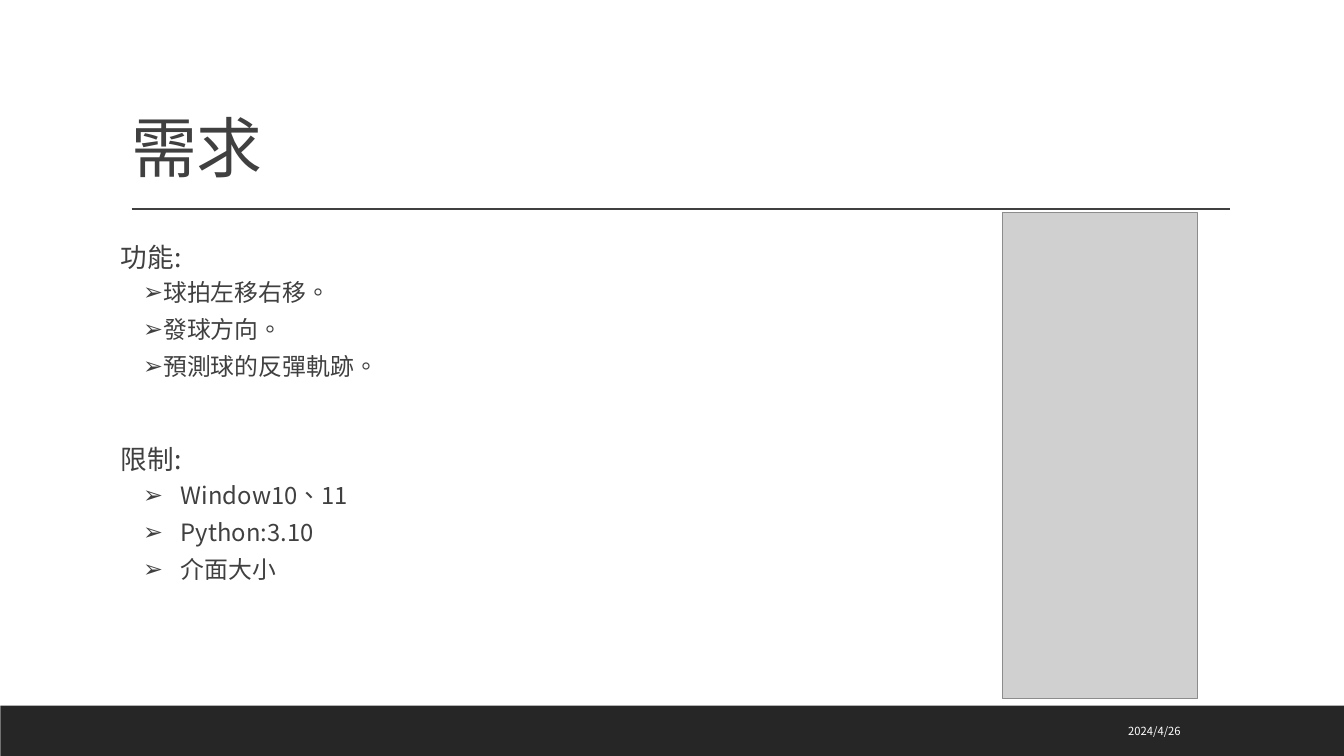
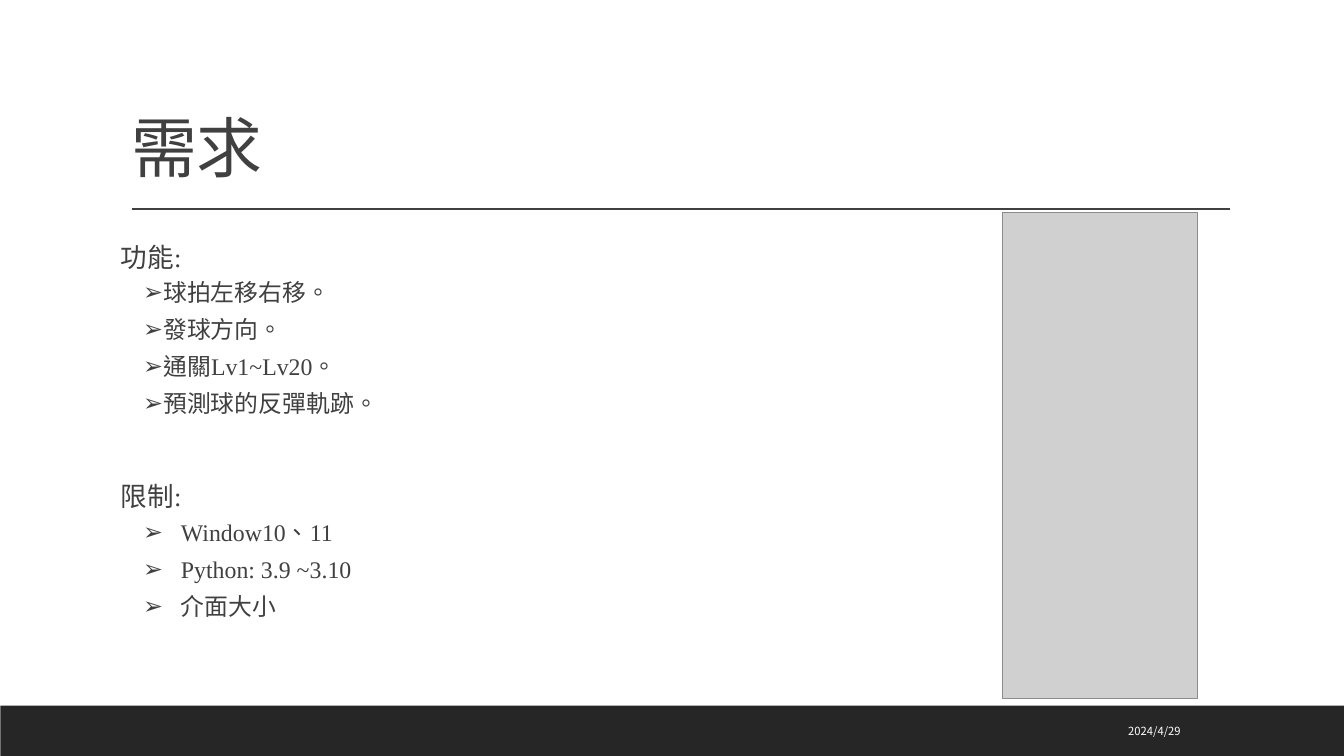
Before and after one commit to C110112103/machineLearningTeam, a slide deck: slide 2 of breakbox/打磚塊.pptx. Drawn at 1344x756 pixels with LibreOffice and Linux fonts; fonts in the diff are those of the drawing; grey boxes stand for pictures. Boxes give left, top, right and bottom in pixels: in the first picture for what was removed or moved away, otherwise in the second. Text is boxed around its words. In the diff, an @@ line names an element or a change of style, - is before the commit and + after.

```diff
--- a/breakbox/打磚塊.pptx
+++ b/breakbox/打磚塊.pptx
@@ text at (x1=121, y1=244, x2=378, y2=617): font Noto Sans CJK TC to Times New Roman in "功能:", "球拍左移右移。", "發球方向。", "預測球的反彈軌跡。" and 3 more places @@
@@ text at (x1=163, y1=355, x2=336, y2=377): paragraph added @@
+  ➢ 通關Lv1~Lv20。
@@ text at (x1=181, y1=561, x2=352, y2=583): text changed; font Noto Sans CJK TC to Times New Roman @@
-  ➢ Python:3.10
+  ➢ Python: 3.9 ~3.10
@@ text at (x1=1128, y1=726, x2=1180, y2=737): text changed @@
-2024/4/26
+2024/4/29
```
Also in this commit, not shown: 3 other slides changed, 2 slides added, 3 slides removed.
